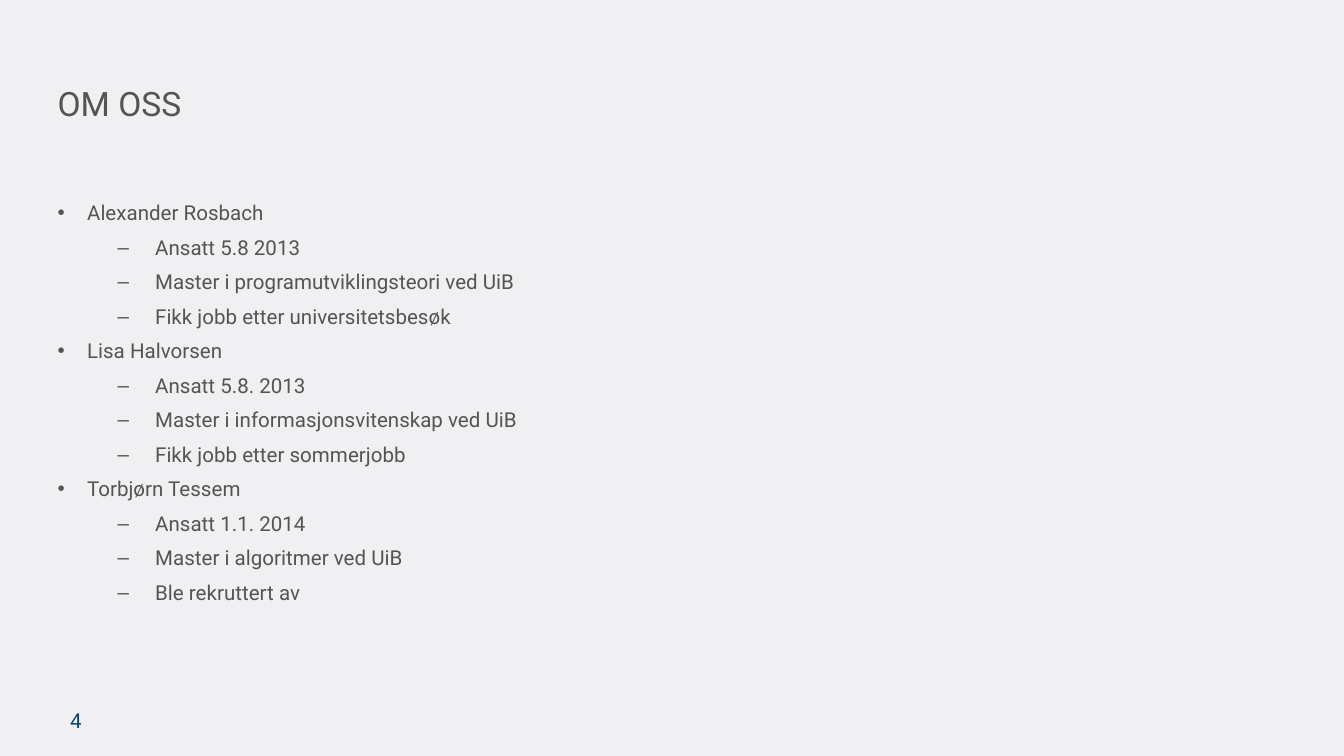
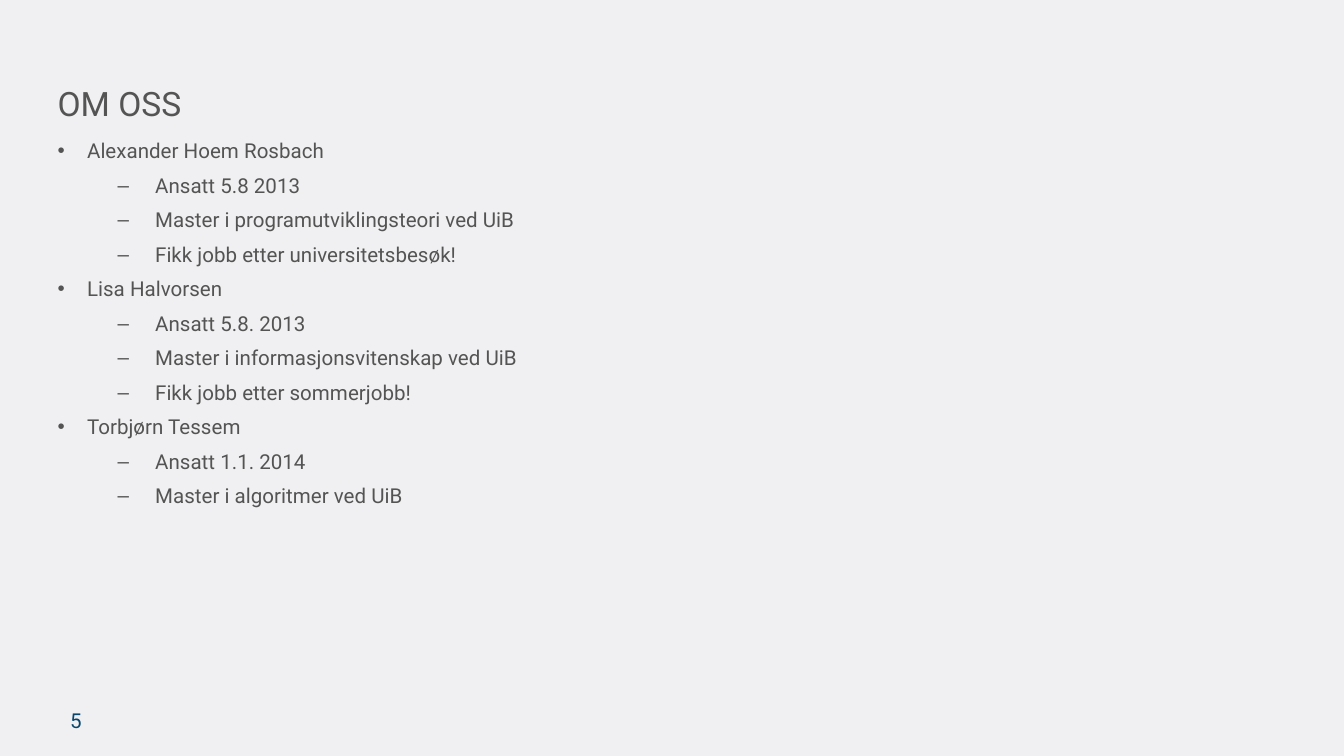
Before and after one commit to ttessem/SemWebKurs, a slide deck: slide 5 of SemWebKursUiB.pptx (slide 4 before the commit). Drawn at 1344x756 pixels with LibreOffice and Linux fonts; fonts in the diff are those of the drawing; background and template pictures are left out. Boxes give left, top, right and bottom in pixels: in the first picture for what was removed or moved away, otherwise in the second. Text is boxed around its words. In the diff, an @@ line names an element or a change of style, - is before the commit and + after.

```diff
--- a/SemWebKursUiB.pptx
+++ b/SemWebKursUiB.pptx
@@ text "Alexander Hoem Rosbach": place and size @@
-text "Alexander Hoem Rosbach" at <box>87,204,517,600</box>
+text "Alexander Hoem Rosbach" at <box>87,142,517,508</box>
@@ text at <box>87,142,324,158</box>: text changed @@
-• Alexander Rosbach
+• Alexander Hoem Rosbach
@@ text at <box>155,246,456,267</box>: text changed @@
-  – Fikk jobb etter universitetsbesøk
+  – Fikk jobb etter universitetsbesøk!
@@ text at <box>155,384,411,405</box>: text changed @@
-  – Fikk jobb etter sommerjobb
+  – Fikk jobb etter sommerjobb!
@@ text at <box>155,584,300,600</box>: paragraph removed @@
-  – Ble rekruttert av
@@ page number at <box>70,713,82,729</box>: text changed @@
-4
+5
```
Also in this commit, not shown: 15 slides added, 11 slides removed, 13 other files.
